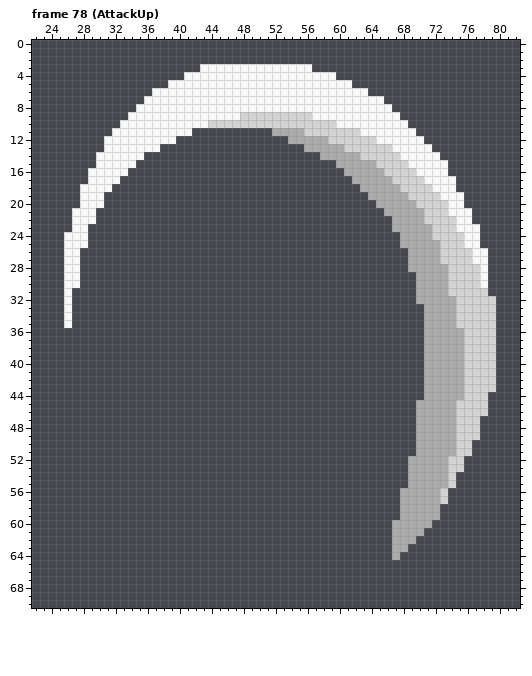
One commit to this pixel-art file: DemoGame/Src/Assets/Leon.ase. The picture above was drawn from the file before the commit.
100x80 pixels, 124 frames. Colours within 5 levels of each other are drawn and written as one. Shown: frame 78 (AttackUp): x 22..82, y 0..70. The commit also changed other frames, which this record leaves out.
And afterwards:
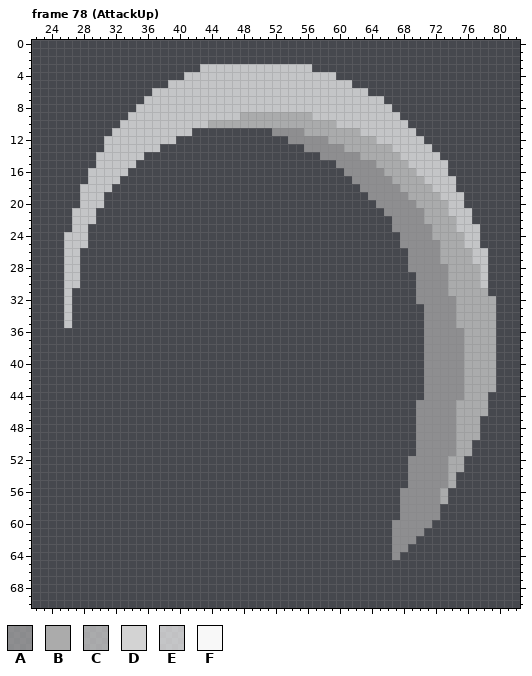
Palette (. is transparent): A #abababb5  B #ababab  C #d3d3d3b5  D #d3d3d3  E #f8f8f8b5  F #f8f8f8
Changes in this commit:
layer "Metalbar/effects" now hidden
layer "Knife/effects" now shown
--- frame 78 (AttackUp), layer "Knife/effects"
@@ x 22..82 @@
  2 .............................................................
- 3 .....................FFFFFFFFFFFFFF..........................
- 4 ...................FFFFFFFFFFFFFFFFFFF.......................
- 5 .................FFFFFFFFFFFFFFFFFFFFFFF.....................
- 6 ...............FFFFFFFFFFFFFFFFFFFFFFFFFFF...................
- 7 ..............FFFFFFFFFFFFFFFFFFFFFFFFFFFFFF.................
- 8 .............FFFFFFFFFFFFFFFFFFFFFFFFFFFFFFFF................
- 9 ............FFFFFFFFFFFFFFDDDDDDDDDFFFFFFFFFFF...............
-10 ...........FFFFFFFFFFFDDDDDDDDDDDDDDDDFFFFFFFFF..............
-11 ..........FFFFFFFFFF..........BBBBDDDDDDDFFFFFFF.............
-12 .........FFFFFFFFF..............BBBBBDDDDDDFFFFFF............
-13 .........FFFFFFF..................BBBBBDDDDDDFFFFF...........
-14 ........FFFFFF......................BBBBBDDDDDFFFFF..........
-15 ........FFFFF.........................BBBBBDDDDFFFFF.........
-16 .......FFFFF...........................BBBBBDDDDFFFF.........
-17 .......FFFF.............................BBBBBDDDDFFFF........
-18 ......FFFF...............................BBBBBDDDDFFF........
-19 ......FFF.................................BBBBBDDDDFFF.......
-20 ......FFF..................................BBBBBDDDDFF.......
-21 .....FFF....................................BBBBBDDDFFF......
-22 .....FFF.....................................BBBBDDDDFF......
-23 .....FF......................................BBBBBDDDFFF.....
-24 ....FFF.......................................BBBBDDDDFF.....
-25 ....FFF.......................................BBBBBDDDFF.....
-26 ....FF.........................................BBBBDDDDFF....
-27 ....FF.........................................BBBBDDDDFF....
-28 ....FF.........................................BBBBBDDDDF....
-29 ....FF..........................................BBBBDDDDF....
-30 ....FF..........................................BBBBDDDDF....
-31 ....F...........................................BBBBDDDDD....
-32 ....F...........................................BBBBBDDDDD...
-33 ....F............................................BBBBDDDDD...
-34 ....F............................................BBBBDDDDD...
-35 ....F............................................BBBBDDDDD...
-36 .................................................BBBBBDDDD...
-37 .................................................BBBBBDDDD...
-38 .................................................BBBBBDDDD...
-39 .................................................BBBBBDDDD...
-40 .................................................BBBBBDDDD...
-41 .................................................BBBBBDDDD...
-42 .................................................BBBBBDDDD...
-43 .................................................BBBBBDDDD...
-44 .................................................BBBBBDDD....
-45 ................................................BBBBBDDDD....
-46 ................................................BBBBBDDDD....
-47 ................................................BBBBBDDD.....
-48 ................................................BBBBBDDD.....
-49 ................................................BBBBBDDD.....
-50 ................................................BBBBBDD......
-51 ................................................BBBBBDD......
-52 ...............................................BBBBBDD.......
-53 ...............................................BBBBBDD.......
-54 ...............................................BBBBBD........
-55 ...............................................BBBBBD........
-56 ..............................................BBBBBD.........
-57 ..............................................BBBBBD.........
-58 ..............................................BBBBB..........
-59 ..............................................BBBBB..........
-60 .............................................BBBBB...........
-61 .............................................BBBB............
-62 .............................................BBB.............
-63 .............................................BB..............
-64 .............................................B...............
+ 3 .....................EEEEEEEEEEEEEE..........................
+ 4 ...................EEEEEEEEEEEEEEEEEEE.......................
+ 5 .................EEEEEEEEEEEEEEEEEEEEEEE.....................
+ 6 ...............EEEEEEEEEEEEEEEEEEEEEEEEEEE...................
+ 7 ..............EEEEEEEEEEEEEEEEEEEEEEEEEEEEEE.................
+ 8 .............EEEEEEEEEEEEEEEEEEEEEEEEEEEEEEEE................
+ 9 ............EEEEEEEEEEEEEECCCCCCCCCEEEEEEEEEEE...............
+10 ...........EEEEEEEEEEECCCCCCCCCCCCCCCCEEEEEEEEE..............
+11 ..........EEEEEEEEEE..........AAAACCCCCCCEEEEEEE.............
+12 .........EEEEEEEEE..............AAAAACCCCCCEEEEEE............
+13 .........EEEEEEE..................AAAAACCCCCCEEEEE...........
+14 ........EEEEEE......................AAAAACCCCCEEEEE..........
+15 ........EEEEE.........................AAAAACCCCEEEEE.........
+16 .......EEEEE...........................AAAAACCCCEEEE.........
+17 .......EEEE.............................AAAAACCCCEEEE........
+18 ......EEEE...............................AAAAACCCCEEE........
+19 ......EEE.................................AAAAACCCCEEE.......
+20 ......EEE..................................AAAAACCCCEE.......
+21 .....EEE....................................AAAAACCCEEE......
+22 .....EEE.....................................AAAACCCCEE......
+23 .....EE......................................AAAAACCCEEE.....
+24 ....EEE.......................................AAAACCCCEE.....
+25 ....EEE.......................................AAAAACCCEE.....
+26 ....EE.........................................AAAACCCCEE....
+27 ....EE.........................................AAAACCCCEE....
+28 ....EE.........................................AAAAACCCCE....
+29 ....EE..........................................AAAACCCCE....
+30 ....EE..........................................AAAACCCCE....
+31 ....E...........................................AAAACCCCC....
+32 ....E...........................................AAAAACCCCC...
+33 ....E............................................AAAACCCCC...
+34 ....E............................................AAAACCCCC...
+35 ....E............................................AAAACCCCC...
+36 .................................................AAAAACCCC...
+37 .................................................AAAAACCCC...
+38 .................................................AAAAACCCC...
+39 .................................................AAAAACCCC...
+40 .................................................AAAAACCCC...
+41 .................................................AAAAACCCC...
+42 .................................................AAAAACCCC...
+43 .................................................AAAAACCCC...
+44 .................................................AAAAACCC....
+45 ................................................AAAAACCCC....
+46 ................................................AAAAACCCC....
+47 ................................................AAAAACCC.....
+48 ................................................AAAAACCC.....
+49 ................................................AAAAACCC.....
+50 ................................................AAAAACC......
+51 ................................................AAAAACC......
+52 ...............................................AAAAACC.......
+53 ...............................................AAAAACC.......
+54 ...............................................AAAAAC........
+55 ...............................................AAAAAC........
+56 ..............................................AAAAAC.........
+57 ..............................................AAAAAC.........
+58 ..............................................AAAAA..........
+59 ..............................................AAAAA..........
+60 .............................................AAAAA...........
+61 .............................................AAAA............
+62 .............................................AAA.............
+63 .............................................AA..............
+64 .............................................A...............
 65 .............................................................
Changed places in both pictures, as pixel boxes (x1, y1, x2, y2):
changed: (64, 64, 496, 560)
